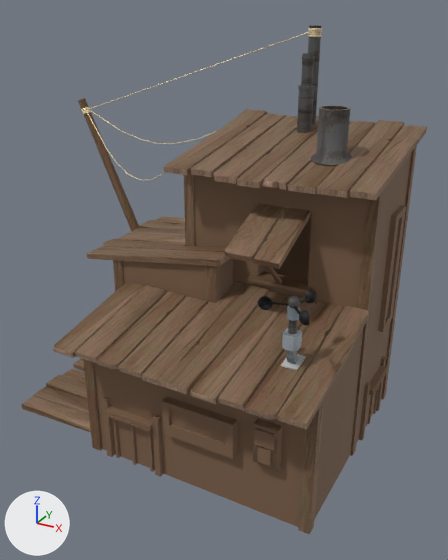
The glTF model assets/biomes/spawn/title-shack.glb as it was, and as the next commit left it.
Before and after are seen from a 50 mm camera at (3.55, -3.63, 3.37) aimed at (1.29, 0.48, 1.32). Lighting does not change. The marker at lower left points along +X, +Y and +Z. Where no turn or scale is listed for an object, it has been applied to the vertices. Vertices at the same position are counted once.

Script lines for the objects in view, before the commit:
```python
me_cube_322 = bpy.data.meshes.new('Cube.322')
me_cube_322.from_pydata(...)  # 110 vertices, 208 faces; spans x -0.039..0.039, y 0.197..0.278, z 0.23..0.534
me_cube_322.materials.append(mat_solarstation1)
me_cube_323 = bpy.data.meshes.new('Cube.323')
me_cube_323.from_pydata(...)  # 414 vertices, 792 faces; spans x -0.223..0.171, y -0.171..0.227, z -0.049..0.048
me_cube_323.materials.append(mat_solarstation1)
me_cube_324 = bpy.data.meshes.new('Cube.324')
me_cube_324.from_pydata(...)  # 36 vertices, 66 faces; spans x -0.058..0.058, y -0.054..0.118, z -0.203..0.054
me_cube_324.materials.append(mat_solarstation1)
me_torus_007 = bpy.data.meshes.new('Torus.007')
me_torus_007.from_pydata(...)  # 1912 vertices, 3296 faces; spans x -0.69..2.55, y -0.76..1.61, z -0.02..3.24
# faces by material slot: [574, 2722]
me_torus_007.materials.append(mat_brown)  # brown #7d614a
me_torus_007.materials.append(mat_solarstation1)
ob_shack1 = bpy.data.objects.new('shack1', me_torus_007)
ob_shack1.location = (0.0, 0.0, 0.0)
ob_weaterstation2 = bpy.data.objects.new('weaterStation2', me_cube_324)
ob_weaterstation2.location = (2.215, -0.268, 1.369)
ob_weatherspin = bpy.data.objects.new('weatherSpin', me_cube_323)
ob_weatherspin.location = (2.215, -0.268, 1.619)
ob_weatherstation = bpy.data.objects.new('weatherStation', me_cube_322)
ob_weatherstation.location = (2.215, -0.506, 1.139)
```
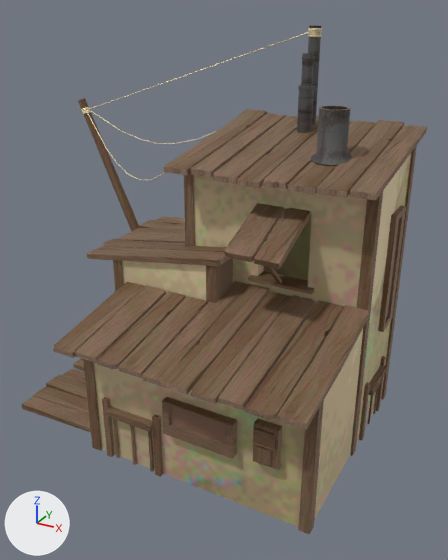
What the commit changed:
Material 'glass' (mat_glass) is new.
Its base color is (0.139, 0.206, 0.198) (cyan #687d7b).
Its roughness is 0.289.
Its alpha is 0.514.
me_torus_007 is used by ob_shack1; location (0.0, 0.0, 0.0).
me_torus_007 had 1912 vertices, 3296 faces and spanned x -0.69..2.55, y -0.76..1.61, z -0.02..3.24.
me_torus_007 now has 1908 vertices, 3156 faces and spans x -0.69..2.54, y -0.76..1.61, z -0.02..3.24.
me_torus_007 part 1: 422 faces spanning x 0.4..2.54, y -0.53..1.47, z -0.02..2.43 switch from mat_brown (brown #7d614a) to mat_solarstation1.
me_torus_007 now uses material mat_glass (cyan #687d7b).
Object 'weaterStation2' (ob_weaterstation2) is deleted.
Object 'weatherSpin' (ob_weatherspin) is deleted.
Object 'weatherStation' (ob_weatherstation) is deleted.

Location of each change, (x1, y1, x2, y2) in pixels of the pictures (448 x 560 px):
'weaterStation2', deleted: before (281, 328, 306, 371)
'weatherSpin', deleted: before (258, 289, 317, 326)
'weatherStation', deleted: before (287, 296, 300, 334)
part 1 of me_torus_007, recoloured: (94, 154, 411, 527) in both
